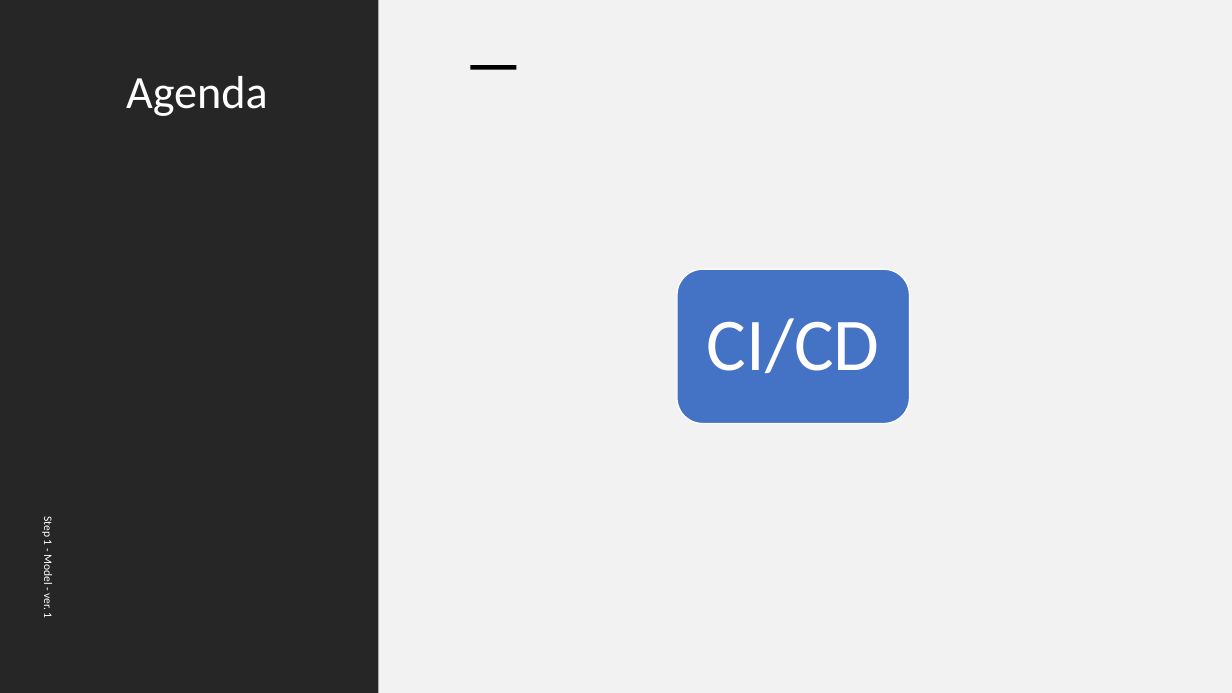
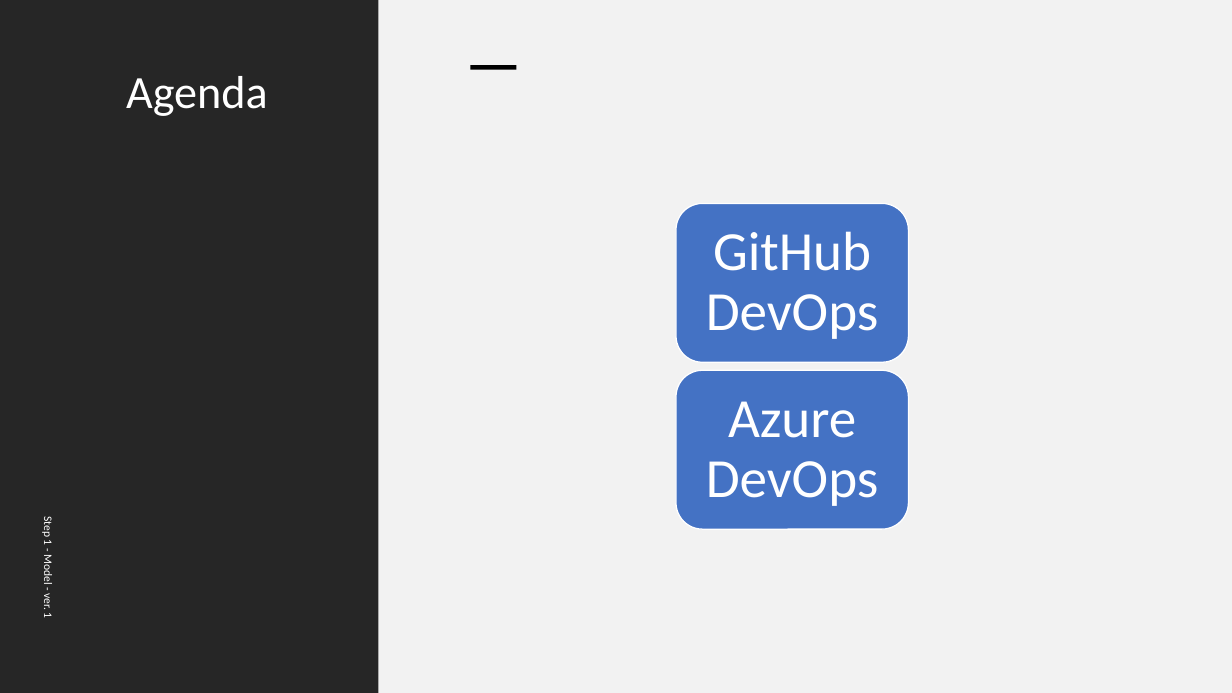
Before and after one commit to ext4dmin/DevOps-Mentorship, a slide deck: slide 2 of Step03-Deployment_Automatization_speach.pptx. Drawn at 1232x693 pixels with LibreOffice and Linux fonts; fonts in the diff are those of the drawing. Boxes give left, top, right and bottom in pixels: in the first picture for what was removed or moved away, otherwise in the second. Text is boxed around its words. In the diff, an @@ line names an element or a change of style, - is before the commit and + after.

```diff
--- a/Step03-Deployment_Automatization_speach.pptx
+++ b/Step03-Deployment_Automatization_speach.pptx
@@ rounded rectangle: place and size @@
-rounded rectangle at bbox=[677, 269, 910, 423]
+rounded rectangle at bbox=[677, 203, 909, 362]
@@ text added at bbox=[706, 231, 879, 339], 43 pt, text #FFFFFF @@
+GitHub DevOps
@@ text removed at bbox=[707, 318, 880, 373] @@
-CI/CD
@@ rounded rectangle added at bbox=[677, 371, 909, 530], fill #4472C4, outline #FFFFFF 1 pt @@
@@ text added at bbox=[706, 401, 879, 506], 43 pt, text #FFFFFF @@
+Azure DevOps
```
Also in this commit, not shown: 2 other files.
